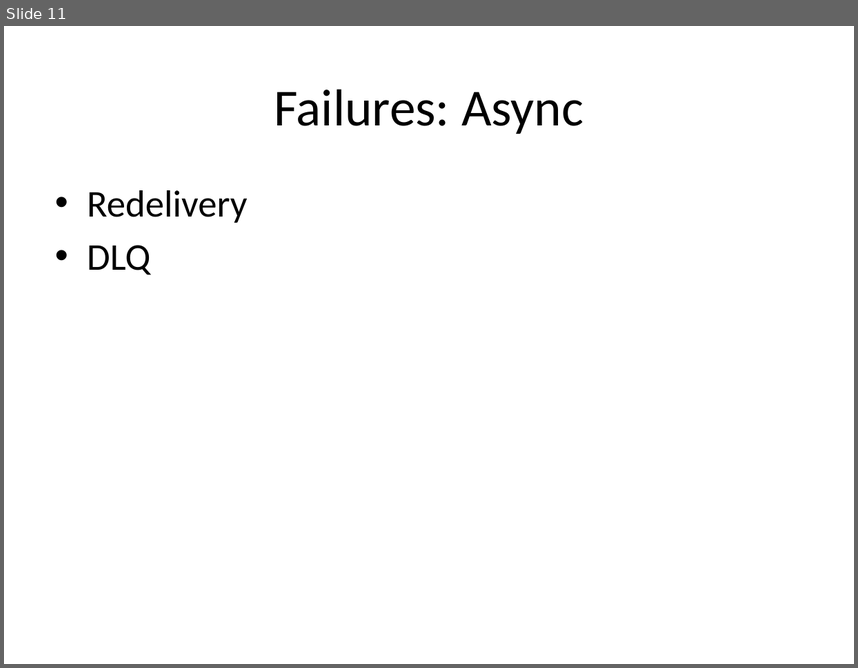
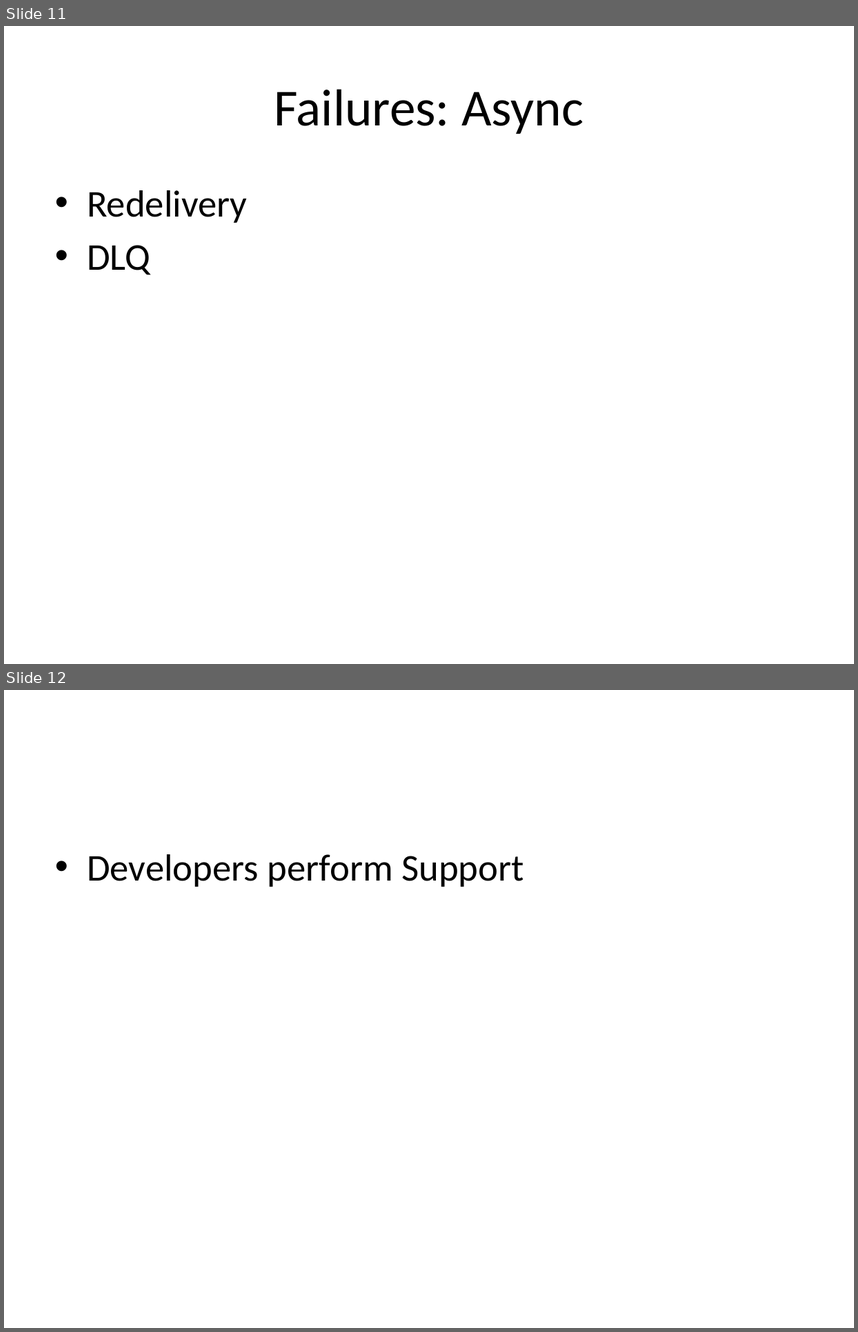
Before and after one commit to vitali-kviatkouski/personal, a slide deck: Microservices.pptx. Shown one above the other, each under a label of ours: slide 11 before the commit, slides 11 and 12 after it. The pictures are 858x668 and 858x1332 pixels, drawn with LibreOffice and Linux fonts; fonts in the diff are those of the drawing. Boxes give left, top, right and bottom in pixels: in the first picture for what was removed or moved away, otherwise in the second. Text is boxed around its words. In the diff, an @@ line names an element or a change of style, - is before the commit and + after.

```diff
--- a/Microservices.pptx
+++ b/Microservices.pptx
@@ slide 12 added at (4,690,854,1328), background #FFFFFF @@
@@ text added at (87,854,524,887), 32 pt, text #000000 @@
+• Developers perform Support
```
Also in this commit, not shown: 5 slides changed.
